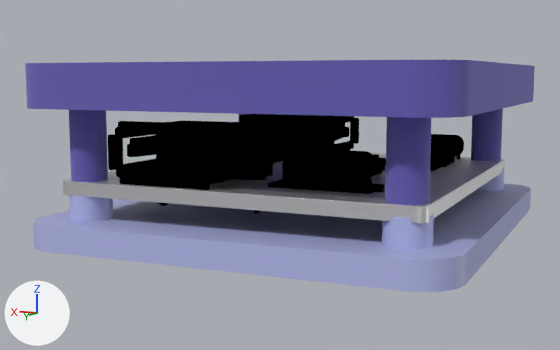
What one commit did to the Blender file blender/Untitled.blend.
Rendered twice from a camera (50 mm lens) standing at (-0.0393, 0.0934, 0.0129) and looking at (0.0031, 0.0023, 0.0). The lights are fixed; the arrows at lower left show +X, +Y and +Z. The first picture is the older version.

Script lines for the objects in view, before the commit:
```python
mat_material_001 = principled_material('Material.001')
mat_material_001.base_color = (0.438, 0.47, 0.8)  # blue #b1b6e7
me_apex_bottom = bpy.data.meshes.new('apex.bottom')
me_apex_bottom.from_pydata(...)  # 1056 vertices, 2124 faces; spans x -24.8..25.3, y -26.6..27.0, z -6.0..0.0
me_apex_bottom.materials.append(mat_material_001)  # blue #b1b6e7
me_apex_top = bpy.data.meshes.new('apex.top')
me_apex_top.from_pydata(...)  # 1449 vertices, 2922 faces; spans x 31.7..81.8, y -26.6..27.0, z -13.4..0.0
me_apex_top.materials.append(mat_pla)  # blue #9f9ada
me_pcb_apex = bpy.data.meshes.new('PCB_apex')
me_pcb_apex.from_pydata(...)  # 3672 vertices, 4726 faces; spans x 0.0..0.0431, y -0.0466..0.0, z -0.0008..0.0008
me_pcb_apex.polygons.foreach_set('use_smooth', [True] * 4726)
me_pcb_apex.materials.append(mat_pcb_apex)
ob_apex_bottom = bpy.data.objects.new('apex.bottom', me_apex_bottom)
ob_apex_bottom.location = (0.0, 0.0, -0.00654)
ob_apex_bottom.rotation_euler = (0.0, 3.152, 0.0)  # degrees (0, 181, 0)
ob_apex_bottom.scale = (0.001, 0.001, 0.001)
ob_apex_top = bpy.data.objects.new('apex.top', me_apex_top)
ob_apex_top.location = (-0.05682, 0.0, 0.01425)
ob_apex_top.scale = (0.001, 0.001, 0.001)
ob_pcb_apex = bpy.data.objects.new('PCB_apex', me_pcb_apex)
ob_pcb_apex.location = (-0.02156, 0.02329, 0.0)
```
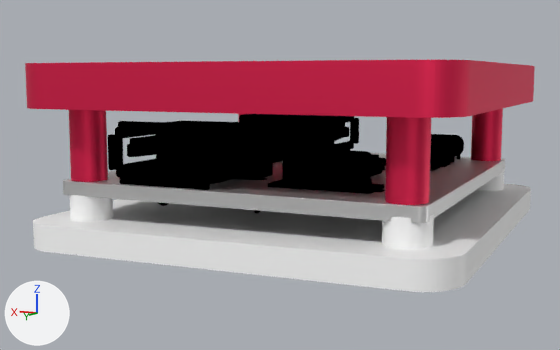
What differs and where, as boxes (x1, y1, x2, y2) in the pictures (560 x 350 px):
'apex.top', recoloured (blue to red): (25, 60, 535, 205) in both
'apex.bottom', recoloured (blue to white): (33, 168, 531, 292) in both

Diff of the bpy script that builds the scene:
```diff
--- a/blender/Untitled.blend.py
+++ b/blender/Untitled.blend.py
@@ mat_material_001 @@
 mat_material_001 = principled_material('Material.001')
-mat_material_001.base_color = (0.438, 0.47, 0.8)  # blue #b1b6e7
+mat_material_001.base_color = (1.0, 1.0, 1.0)  # white #ffffff
@@ mat_material @@
+mat_material = principled_material('Material')
+mat_material.base_color = (0.871, 0.0222, 0.0999)  # red #f02959
+mat_material.metallic = 0.759
@@ me_apex_top @@
 me_apex_top.from_pydata(...)  # 1449 vertices, 2922 faces; spans x 31.7..81.8, y -26.6..27.0, z -13.4..0.0
-me_apex_top.materials.append(mat_pla)  # blue #9f9ada
+me_apex_top.materials.append(mat_material)  # red #f02959
```
